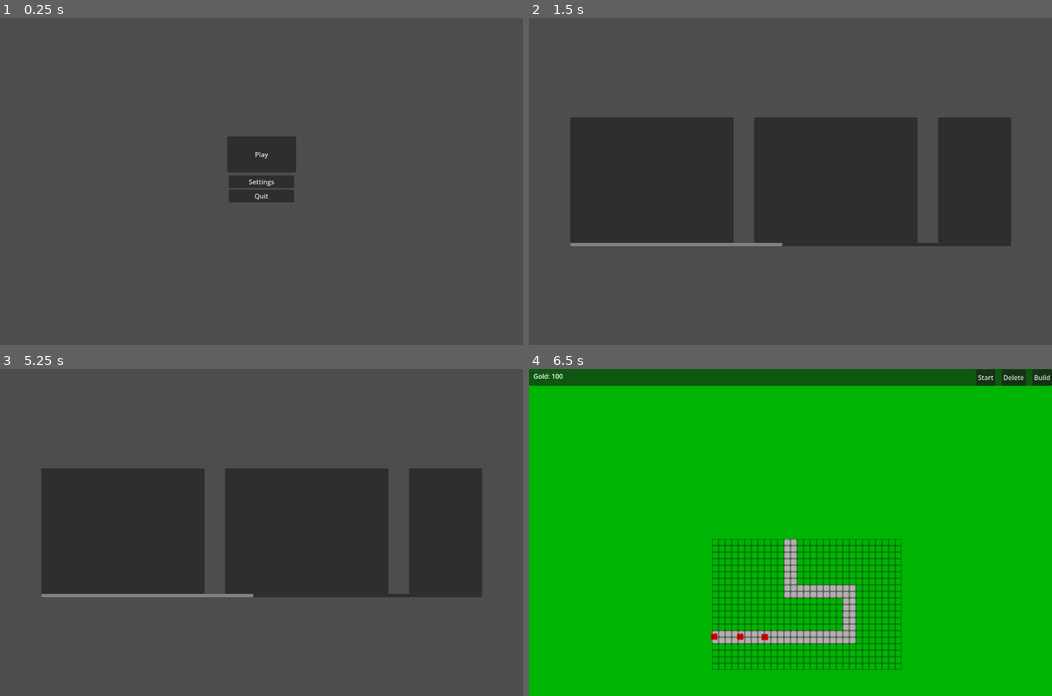
Above: before the commit, frames 1-4 (two rows, left to right).
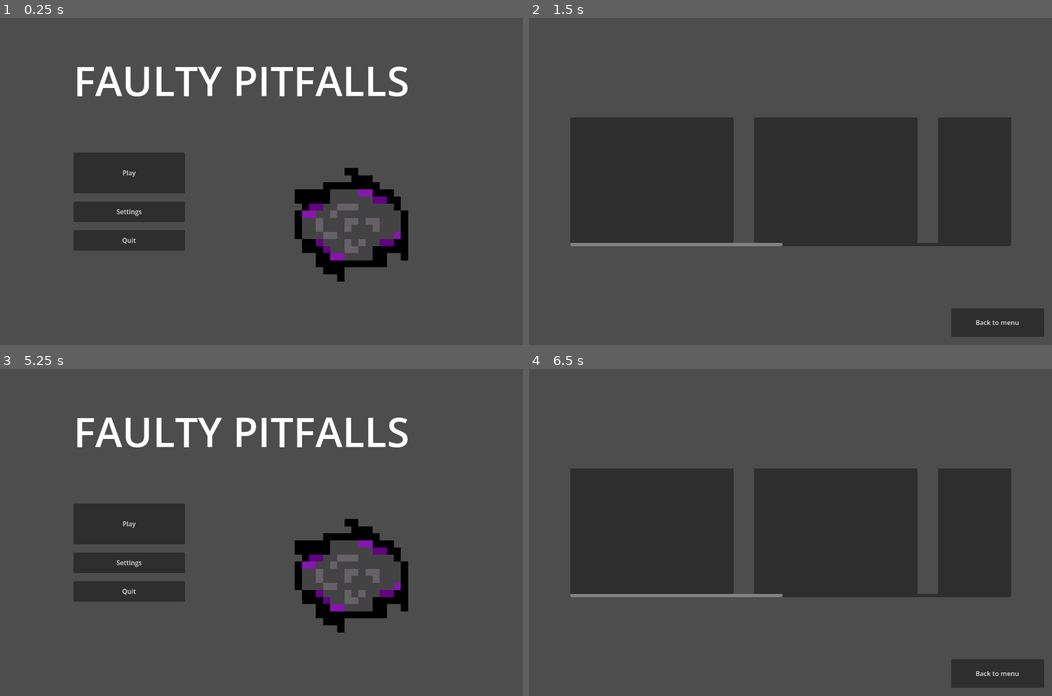
Above: after the commit, the same moments.

Repository: FrameXX/game-jam-02-2026
Game: Godot game, scene res://scenes/main_menu.tscn
The game is run twice, just before and just after one commit, with the same random seed, the same clock (stepped at 60 frames per second) and the same inputs.
Inputs (mouse positions are in pixels of both pictures, inside the frame that each line leads up to):
- Up to frame 1 (0.25 s): no input
- Up to frame 2 (1.5 s): click "Settings" at 0.5 s; click "Play" at 1.25 s
- Up to frame 3 (5.25 s): click (308, 532) at 2.02 s; click (308, 532) at 2.77 s; click (491, 532) at 3.52 s; click (491, 532) at 4.27 s; click (470, 673) at 5 s, where only the run after the commit has a clickable "Back to menu"
- Up to frame 4 (6.5 s): click (649, 532) at 5.77 s

The runs differ from the first frame. In frame 1, 13% of the frame differs, in the area x 14-78%, y 14-81%; in frame 2, 1.5%; in frame 3, 27%; in frame 4, 100%, in the area x 0-100%, y 0-100%.

Commit message:
Main menu progress

Diff:
--- /dev/null
+++ b/scenes/animated_sprite_2d.gd
@@ -0,0 +1,11 @@
+extends AnimatedSprite2D
+
+
+# Called when the node enters the scene tree for the first time.
+func _ready() -> void:
+	play("pitfall_animation")
+
+
+# Called every frame. 'delta' is the elapsed time since the previous frame.
+func _process(delta: float) -> void:
+	pass
--- a/scenes/level_menu.tscn
+++ b/scenes/level_menu.tscn
@@ -40,23 +40,36 @@
 custom_minimum_size = Vector2(400, 0)
 layout_mode = 2
 
-[node name="Button2" type="Button" parent="CanvasLayer/Control/ScrollContainer/HBoxContainer" unique_id=1625136041]
+[node name="level2_notworking" type="Button" parent="CanvasLayer/Control/ScrollContainer/HBoxContainer" unique_id=1625136041]
 custom_minimum_size = Vector2(400, 0)
 layout_mode = 2
 
-[node name="Button3" type="Button" parent="CanvasLayer/Control/ScrollContainer/HBoxContainer" unique_id=1246492795]
+[node name="level3_notworking" type="Button" parent="CanvasLayer/Control/ScrollContainer/HBoxContainer" unique_id=1246492795]
 custom_minimum_size = Vector2(400, 0)
 layout_mode = 2
 
-[node name="Button4" type="Button" parent="CanvasLayer/Control/ScrollContainer/HBoxContainer" unique_id=299402760]
+[node name="level4_notworking" type="Button" parent="CanvasLayer/Control/ScrollContainer/HBoxContainer" unique_id=299402760]
 custom_minimum_size = Vector2(400, 0)
 layout_mode = 2
 
-[node name="Button5" type="Button" parent="CanvasLayer/Control/ScrollContainer/HBoxContainer" unique_id=133943776]
+[node name="level5_notworking" type="Button" parent="CanvasLayer/Control/ScrollContainer/HBoxContainer" unique_id=133943776]
 custom_minimum_size = Vector2(400, 0)
 layout_mode = 2
 
-[node name="Button6" type="Button" parent="CanvasLayer/Control/ScrollContainer/HBoxContainer" unique_id=1228659302]
+[node name="level6_notworking" type="Button" parent="CanvasLayer/Control/ScrollContainer/HBoxContainer" unique_id=1228659302]
 layout_mode = 2
 
+[node name="back_to_menu_button" type="Button" parent="CanvasLayer/Control" unique_id=1787941652]
+layout_mode = 1
+anchors_preset = -1
+anchor_left = 0.8070313
+anchor_top = 0.8875
+anchor_right = 0.98515624
+anchor_bottom = 0.975
+grow_horizontal = 0
+grow_vertical = 0
+text = "Back to menu"
+metadata/_edit_use_anchors_ = true
+
 [connection signal="pressed" from="CanvasLayer/Control/ScrollContainer/HBoxContainer/level1" to="." method="_on_level1_pressed"]
+[connection signal="pressed" from="CanvasLayer/Control/back_to_menu_button" to="." method="_on_back_to_menu_button_pressed"]
--- a/scenes/main_menu.tscn
+++ b/scenes/main_menu.tscn
@@ -1,6 +1,58 @@
 [gd_scene format=3 uid="uid://houtj6vtko84"]
 
-[ext_resource type="Script" uid="uid://ctnqft28rh3nj" path="res://scripts/main_menu.gd" id="1_l6cm7"]
+[ext_resource type="Script" uid="uid://ctnqft28rh3nj" path="res://scenes/main_menu.gd" id="1_l6cm7"]
+[ext_resource type="Texture2D" uid="uid://btrv1p0wd82oh" path="res://assets/pitfall_spritesheet.png" id="2_ekxnf"]
+[ext_resource type="Script" uid="uid://blqdfvfd578ym" path="res://scenes/animated_sprite_2d.gd" id="3_bqqt6"]
+
+[sub_resource type="AtlasTexture" id="AtlasTexture_bqqt6"]
+atlas = ExtResource("2_ekxnf")
+region = Rect2(0, 0, 16, 16)
+
+[sub_resource type="AtlasTexture" id="AtlasTexture_wu84c"]
+atlas = ExtResource("2_ekxnf")
+region = Rect2(0, 16, 16, 16)
+
+[sub_resource type="AtlasTexture" id="AtlasTexture_8ln24"]
+atlas = ExtResource("2_ekxnf")
+region = Rect2(0, 32, 16, 16)
+
+[sub_resource type="AtlasTexture" id="AtlasTexture_rtw2f"]
+atlas = ExtResource("2_ekxnf")
+region = Rect2(0, 48, 16, 16)
+
+[sub_resource type="AtlasTexture" id="AtlasTexture_oa1go"]
+atlas = ExtResource("2_ekxnf")
+region = Rect2(0, 64, 16, 16)
+
+[sub_resource type="AtlasTexture" id="AtlasTexture_tbmy8"]
+atlas = ExtResource("2_ekxnf")
+region = Rect2(0, 80, 16, 16)
+
+[sub_resource type="SpriteFrames" id="SpriteFrames_jk1qb"]
+animations = [{
+"frames": [{
+"duration": 10.0,
+"texture": SubResource("AtlasTexture_bqqt6")
+}, {
+"duration": 10.0,
+"texture": SubResource("AtlasTexture_wu84c")
+}, {
+"duration": 10.0,
+"texture": SubResource("AtlasTexture_8ln24")
+}, {
+"duration": 10.0,
+"texture": SubResource("AtlasTexture_rtw2f")
+}, {
+"duration": 10.0,
+"texture": SubResource("AtlasTexture_oa1go")
+}, {
+"duration": 10.0,
+"texture": SubResource("AtlasTexture_tbmy8")
+}],
+"loop": true,
+"name": &"pitfall_animation",
+"speed": 50.0
+}]
 
 [node name="MainMenu" type="Node2D" unique_id=590966536]
 
@@ -15,44 +67,67 @@
 grow_vertical = 2
 script = ExtResource("1_l6cm7")
 
-[node name="Play" type="Button" parent="MenuCanvas/ButtonControl" unique_id=1310650645]
+[node name="VBoxContainer" type="VBoxContainer" parent="MenuCanvas/ButtonControl" unique_id=72293200]
 layout_mode = 1
 anchors_preset = -1
-anchor_left = 0.43398437
-anchor_top = 0.3625
-anchor_right = 0.5660156
-anchor_bottom = 0.4728125
+anchor_left = 0.140625
+anchor_top = 0.41125
+anchor_right = 0.35390624
+anchor_bottom = 0.71125
 grow_horizontal = 2
 grow_vertical = 2
+theme_override_constants/separation = 20
+metadata/_edit_use_anchors_ = true
+
+[node name="Play" type="Button" parent="MenuCanvas/ButtonControl/VBoxContainer" unique_id=1310650645]
+custom_minimum_size = Vector2(0, 100)
+layout_mode = 2
 size_flags_vertical = 3
 text = "Play"
 metadata/_edit_use_anchors_ = true
 
-[node name="Settings" type="Button" parent="MenuCanvas/ButtonControl" unique_id=245989327]
-layout_mode = 1
-anchors_preset = -1
-anchor_left = 0.4375
-anchor_top = 0.480625
-anchor_right = 0.5625
-anchor_bottom = 0.519375
-offset_bottom = -3.0517578e-05
-grow_horizontal = 2
-grow_vertical = 2
+[node name="Settings" type="Button" parent="MenuCanvas/ButtonControl/VBoxContainer" unique_id=245989327]
+custom_minimum_size = Vector2(0, 50)
+layout_mode = 2
 size_flags_vertical = 3
 text = "Settings"
 metadata/_edit_use_anchors_ = true
 
-[node name="Quit" type="Button" parent="MenuCanvas/ButtonControl" unique_id=1812567097]
-layout_mode = 0
-anchor_left = 0.4375
-anchor_top = 0.524375
-anchor_right = 0.5625
-anchor_bottom = 0.563125
-offset_top = -3.0517578e-05
+[node name="Quit" type="Button" parent="MenuCanvas/ButtonControl/VBoxContainer" unique_id=1812567097]
+custom_minimum_size = Vector2(0, 50)
+layout_mode = 2
 size_flags_vertical = 3
 text = "Quit"
 metadata/_edit_use_anchors_ = true
 
-[connection signal="pressed" from="MenuCanvas/ButtonControl/Play" to="MenuCanvas/ButtonControl" method="_on_play_pressed"]
-[connection signal="pressed" from="MenuCanvas/ButtonControl/Settings" to="MenuCanvas/ButtonControl" method="_on_settings_pressed"]
-[connection signal="pressed" from="MenuCanvas/ButtonControl/Quit" to="MenuCanvas/ButtonControl" method="_on_quit_pressed"]
+[node name="Control" type="Control" parent="MenuCanvas" unique_id=2142160628]
+layout_mode = 3
+anchors_preset = 15
+anchor_right = 1.0
+anchor_bottom = 1.0
+grow_horizontal = 2
+grow_vertical = 2
+mouse_filter = 2
+
+[node name="Label" type="Label" parent="MenuCanvas/Control" unique_id=11685294]
+layout_mode = 1
+anchors_preset = -1
+anchor_left = 0.140625
+anchor_top = 0.105
+anchor_right = 0.91015625
+anchor_bottom = 0.31125
+theme_override_font_sizes/font_size = 100
+text = "FAULTY PITFALLS"
+metadata/_edit_use_anchors_ = true
+
+[node name="AnimatedSprite2D" type="AnimatedSprite2D" parent="MenuCanvas/Control" unique_id=916645287]
+position = Vector2(860, 506)
+scale = Vector2(17.318598, 17.318598)
+sprite_frames = SubResource("SpriteFrames_jk1qb")
+animation = &"pitfall_animation"
+frame_progress = 0.63859123
+script = ExtResource("3_bqqt6")
+
+[connection signal="pressed" from="MenuCanvas/ButtonControl/VBoxContainer/Play" to="MenuCanvas/ButtonControl" method="_on_play_pressed"]
+[connection signal="pressed" from="MenuCanvas/ButtonControl/VBoxContainer/Settings" to="MenuCanvas/ButtonControl" method="_on_settings_pressed"]
+[connection signal="pressed" from="MenuCanvas/ButtonControl/VBoxContainer/Quit" to="MenuCanvas/ButtonControl" method="_on_quit_pressed"]
--- a/scripts/level_menu.gd
+++ b/scripts/level_menu.gd
@@ -13,3 +13,7 @@
 
 func _on_level1_pressed() -> void:
 	get_tree().change_scene_to_file("res://scenes/game.tscn")
+
+
+func _on_back_to_menu_button_pressed() -> void:
+	get_tree().change_scene_to_file("res://scenes/main_menu.tscn")
Binary file added: assets/pitfall_spritesheet.png
Not shown, added: assets/pitfall_spritesheet.png.import
Not shown, added: scenes/animated_sprite_2d.gd.uid
